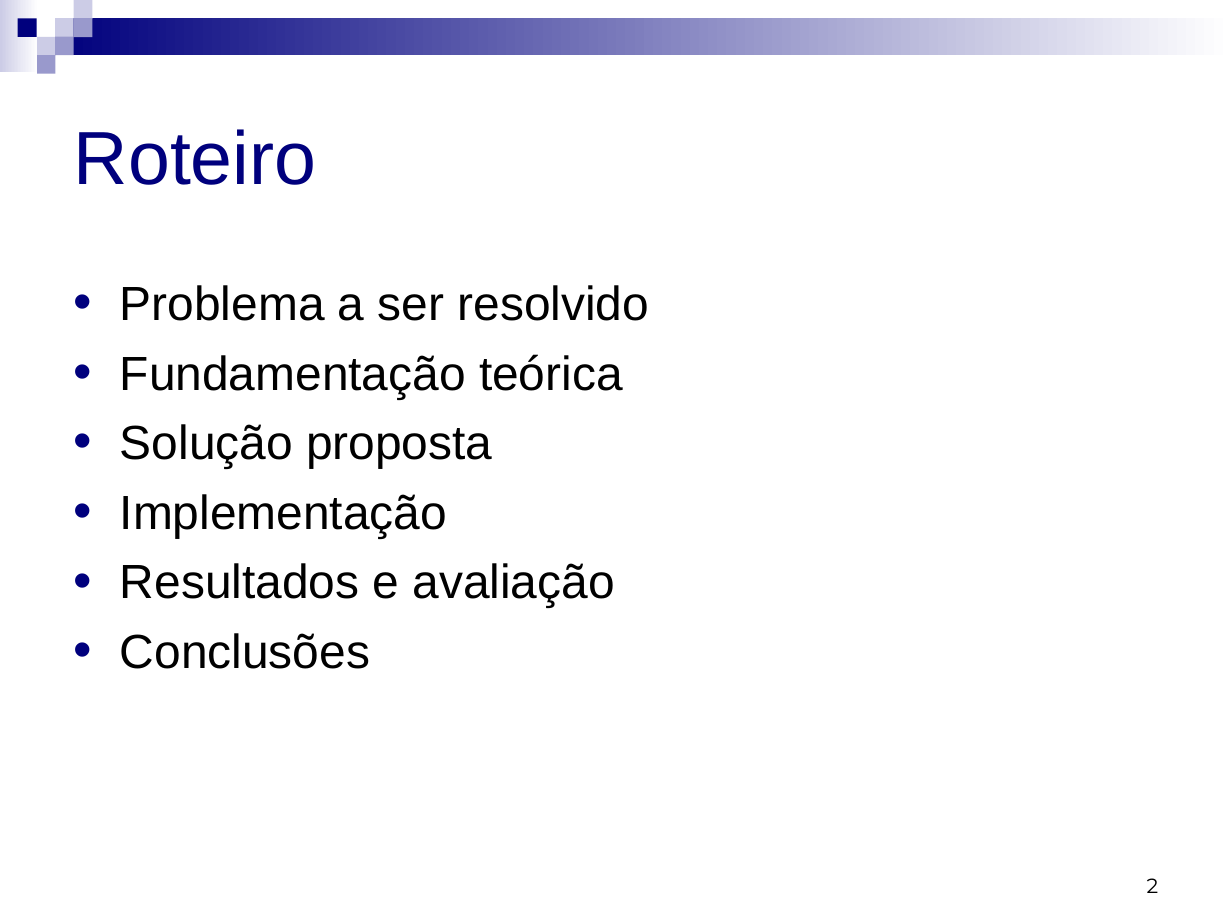
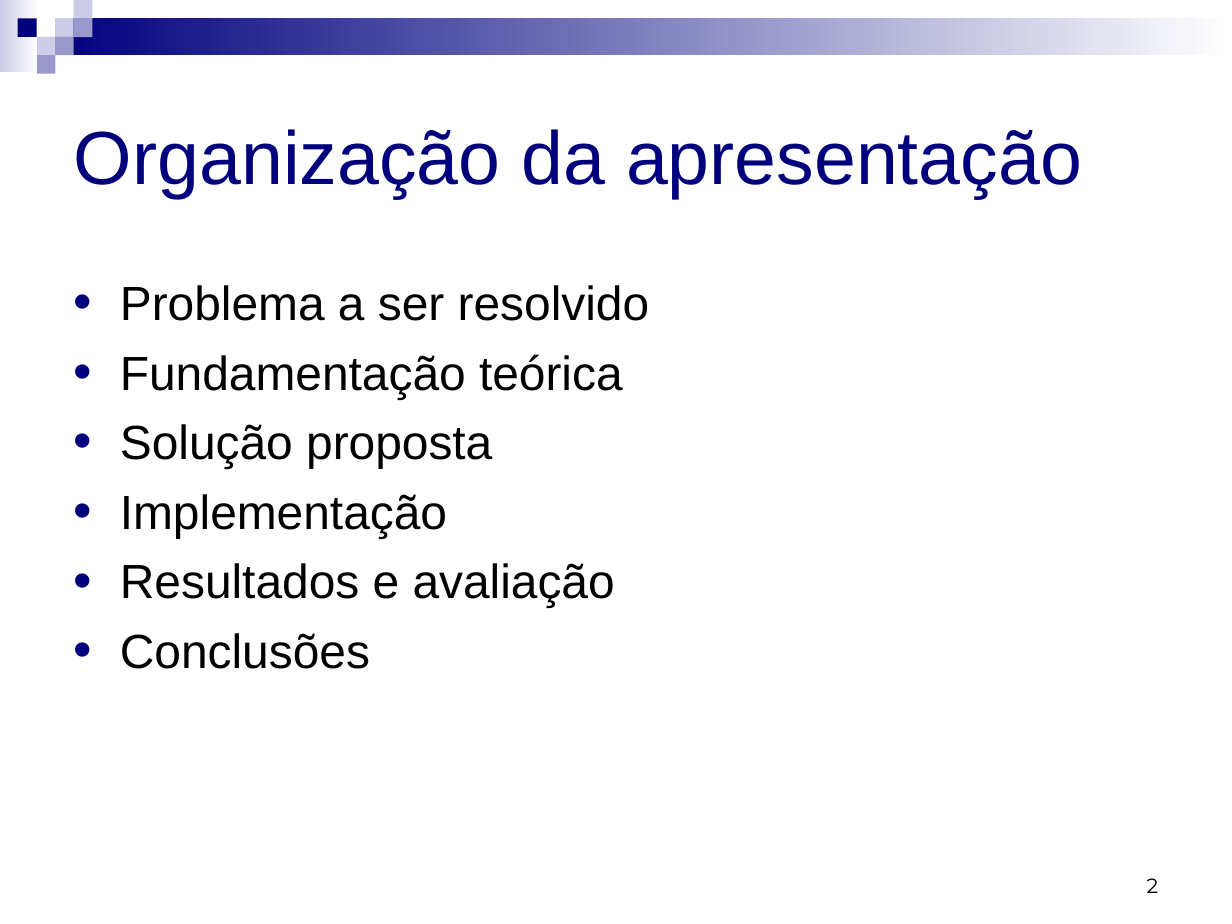
Before and after one commit to micheldavid/tcc-michel, a slide deck: slide 2 of Apresentação/Michel David da Costa - Apresentação.ppt. Drawn at 1232x924 pixels with LibreOffice and Linux fonts; fonts in the diff are those of the drawing. Boxes give left, top, right and bottom in pixels: in the first picture for what was removed or moved away, otherwise in the second. Text is boxed around its words. In the diff, an @@ line names an element or a change of style, - is before the commit and + after.

```diff
--- a/Apresentação/Michel David da Costa - Apresentação.ppt
+++ b/Apresentação/Michel David da Costa - Apresentação.ppt
@@ title at (74, 129, 1082, 198): text changed @@
-Roteiro
+Organização da apresentação
```
Also in this commit, not shown: 11 other slides changed, 5 slides added, 1 slide removed.
